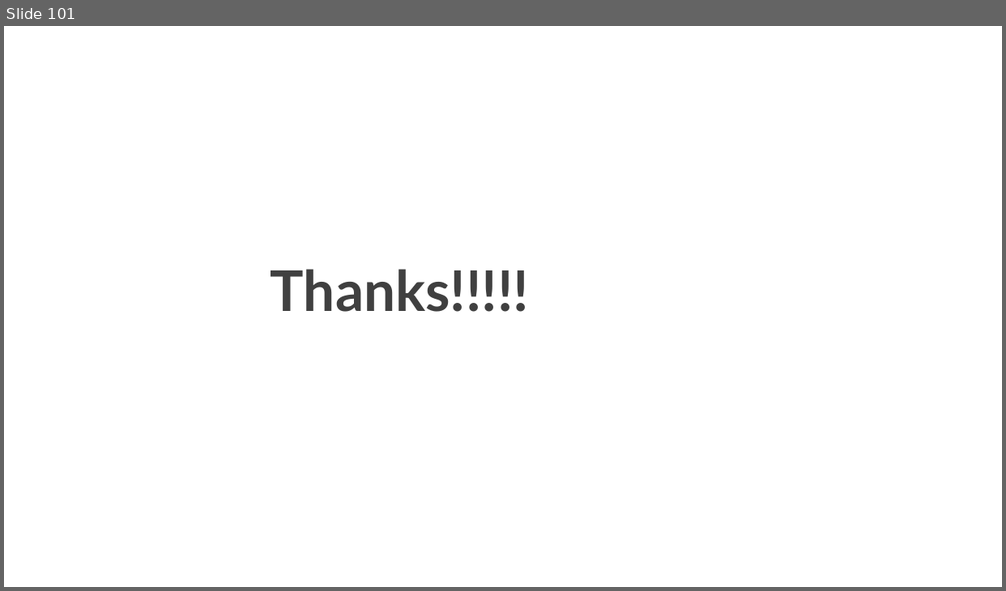
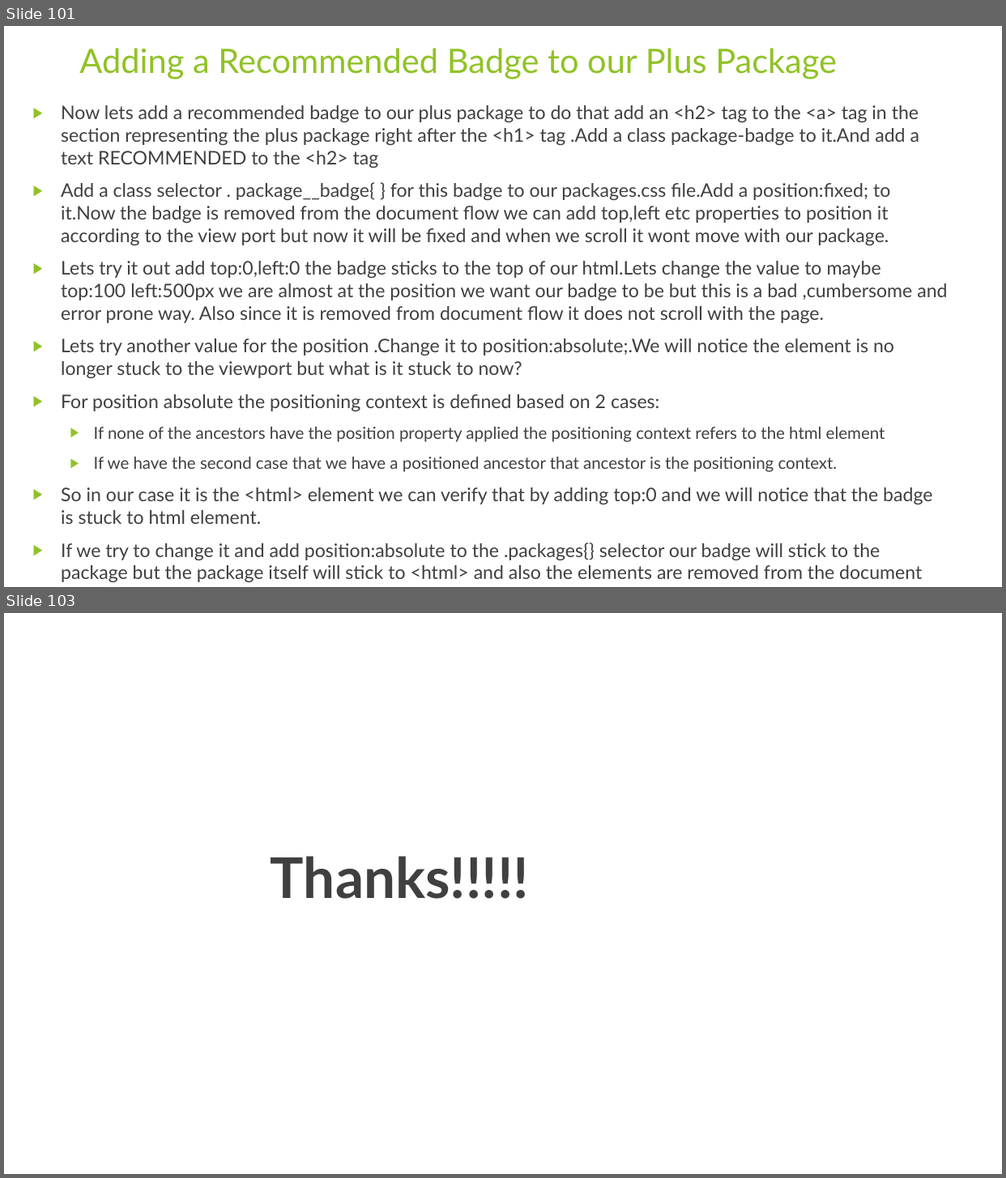
Before and after one commit to rudhrainfogain/CSS, a slide deck: PPT/Css-v6.pptx. Shown one above the other, each under a label of ours: slide 101 before the commit, slides 101 and 103 after it; the slides between them are not shown. The pictures are 1006x591 and 1006x1178 pixels, drawn with LibreOffice and Linux fonts; fonts in the diff are those of the drawing. Boxes give left, top, right and bottom in pixels: in the first picture for what was removed or moved away, otherwise in the second. Text is boxed around its words. In the diff, an @@ line names an element or a change of style, - is before the commit and + after.

Commit message:
AddingRecomendedBadge

```diff
--- a/PPT/Css-v6.pptx
+++ b/PPT/Css-v6.pptx
@@ slide 101 added at bbox=[4, 26, 1002, 587], background #FFFFFF @@
@@ title added at bbox=[79, 48, 837, 79], 32.4 pt, text #90C226 @@
+Adding a Recommended Badge to our Plus Package
@@ text added at bbox=[61, 105, 947, 582], 18 pt, text #404040 @@
+▶ Now lets add a recommended badge to our plus package to do that add an <h2> tag to the <a> tag in the section representing the plus package right after the <h1> tag .Add a class package-badge to it.And add a text RECOMMENDED to the <h2> tag
+▶ Add a class selector . package__badge{ } for this badge to our packages.css file.Add a position:fixed; to it.Now the badge is removed from the document flow we can add top,left etc properties to position it according to the view port but now it will be fixed and when we scroll it wont move with our package.
+▶ Lets try it out add top:0,left:0 the badge sticks to the top of our html.Lets change the value to maybe top:100 left:500px we are almost at the position we want our badge to be but this is a bad ,cumbersome and error prone way. Also since it is removed from document flow it does not scroll with the page.
+▶ Lets try another value for the position .Change it to position:absolute;.We will notice the element is no longer stuck to the viewport but what is it stuck to now?
+▶ For position absolute the positioning context is defined based on 2 cases:
+  ▶ If none of the ancestors have the position property applied the positioning context refers to the html element
+  ▶ If we have the second case that we have a positioned ancestor that ancestor is the positioning context.
+▶ So in our case it is the <html> element we can verify that by adding top:0 and we will notice that the badge is stuck to html element.
+▶ If we try to change it and add position:absolute to the .packages{} selector our badge will stick to the package but the package itself will stick to <html> and also the elements are removed from the document flow breaking our website
@@ what was slide 101 is now slide 103 @@
```
Also in this commit, not shown: 1 other slide added, 3 other files.
